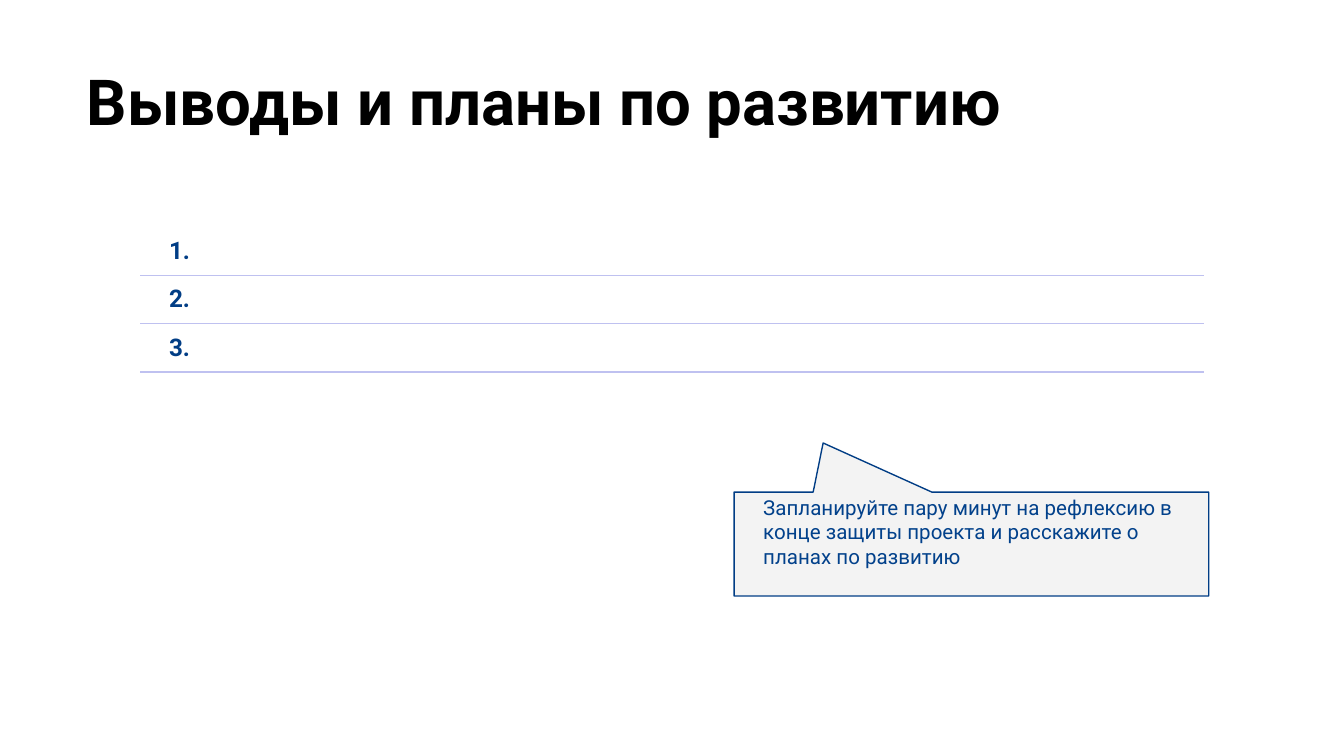
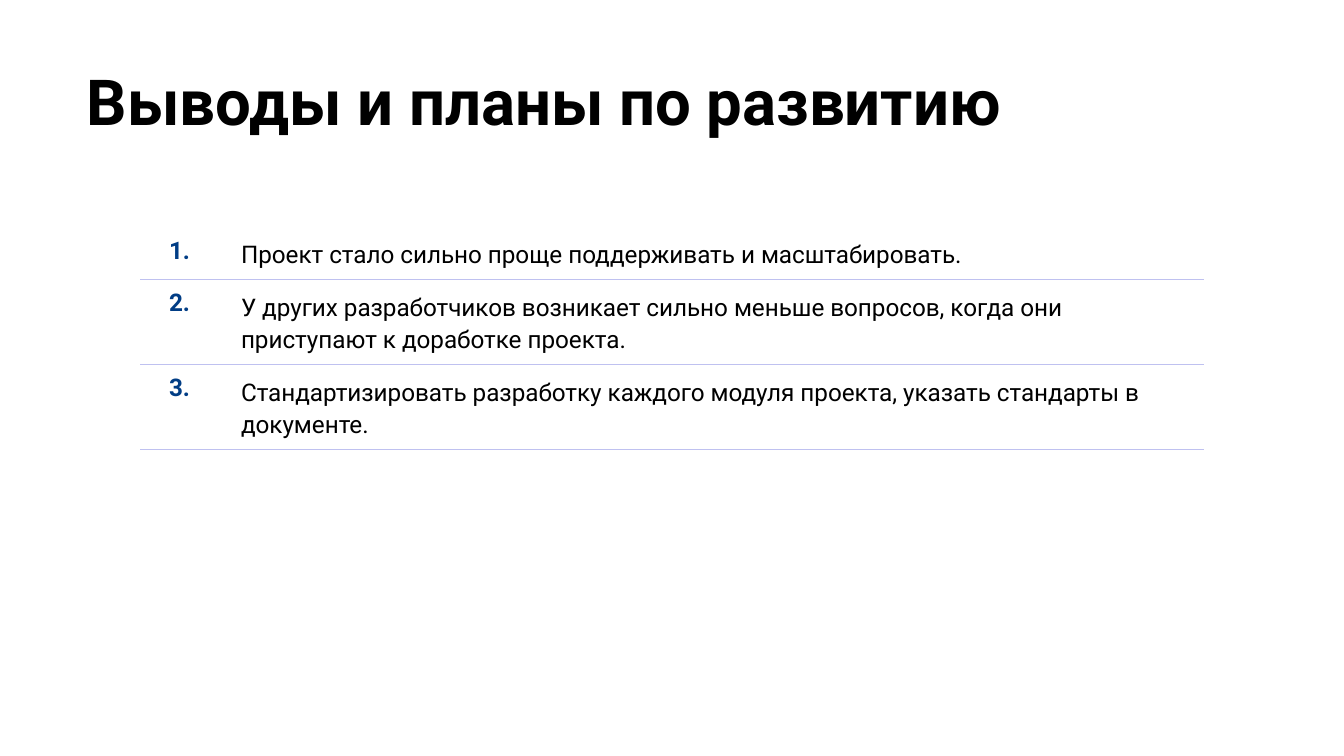
Before and after one commit to Ar-b-ra/GraduationWork, a slide deck: slide 12 of Презентация на защиту.pptx. Drawn at 1344x756 pixels with LibreOffice and Linux fonts; fonts in the diff are those of the drawing; background and template pictures are left out. Boxes give left, top, right and bottom in pixels: in the first picture for what was removed or moved away, otherwise in the second. Text is boxed around its words. In the diff, an @@ line names an element or a change of style, - is before the commit and + after.

Commit message:
Доработана презентация, добавлена схема работы модуля обмена

```diff
--- a/Презентация на защиту.pptx
+++ b/Презентация на защиту.pptx
@@ table at (140, 227, 1204, 448) @@
-row 1, column 2: 
+row 1, column 2: Проект стало сильно проще поддерживать и масштабировать.
-row 2, column 2: 
+row 2, column 2: У других разработчиков возникает сильно меньше вопросов, когда они приступают к доработке проекта.
-row 3, column 2: 
+row 3, column 2: Стандартизировать разработку каждого модуля проекта, указать стандарты в документе.
@@ speech box removed at (734, 492, 1208, 595) @@
-Запланируйте пару минут на рефлексию в конце защиты проекта и расскажите о планах по развитию
```
Also in this commit, not shown: 3 other slides changed, 1 slide added, 8 slides removed, 1 other file.
